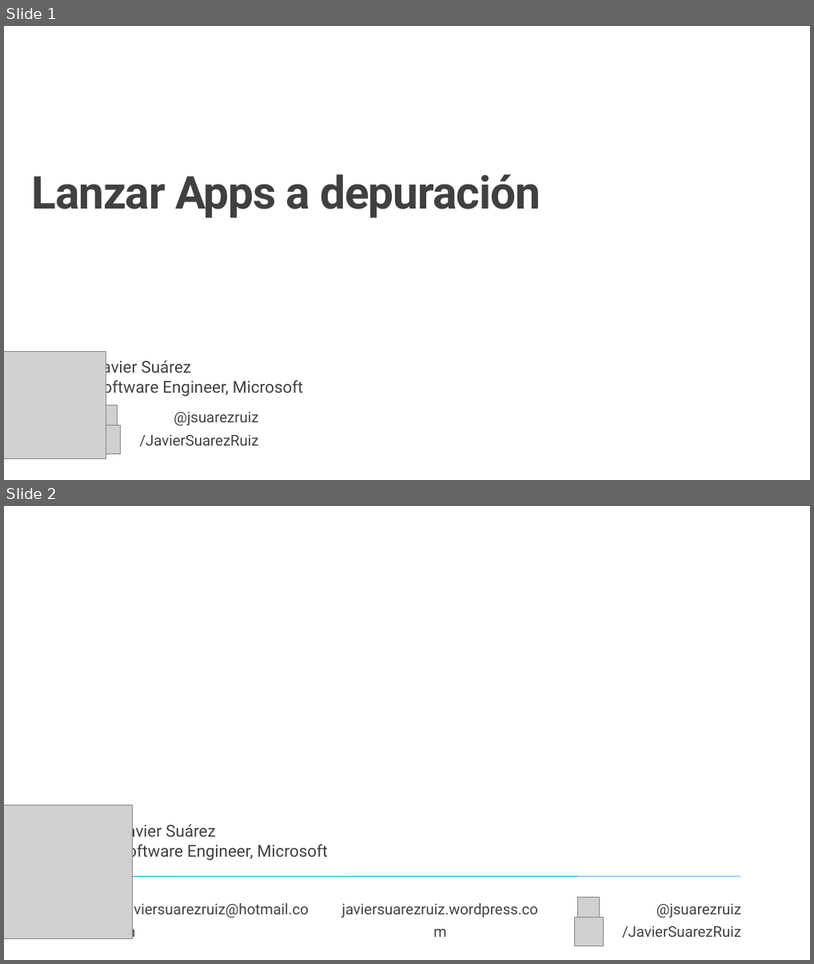
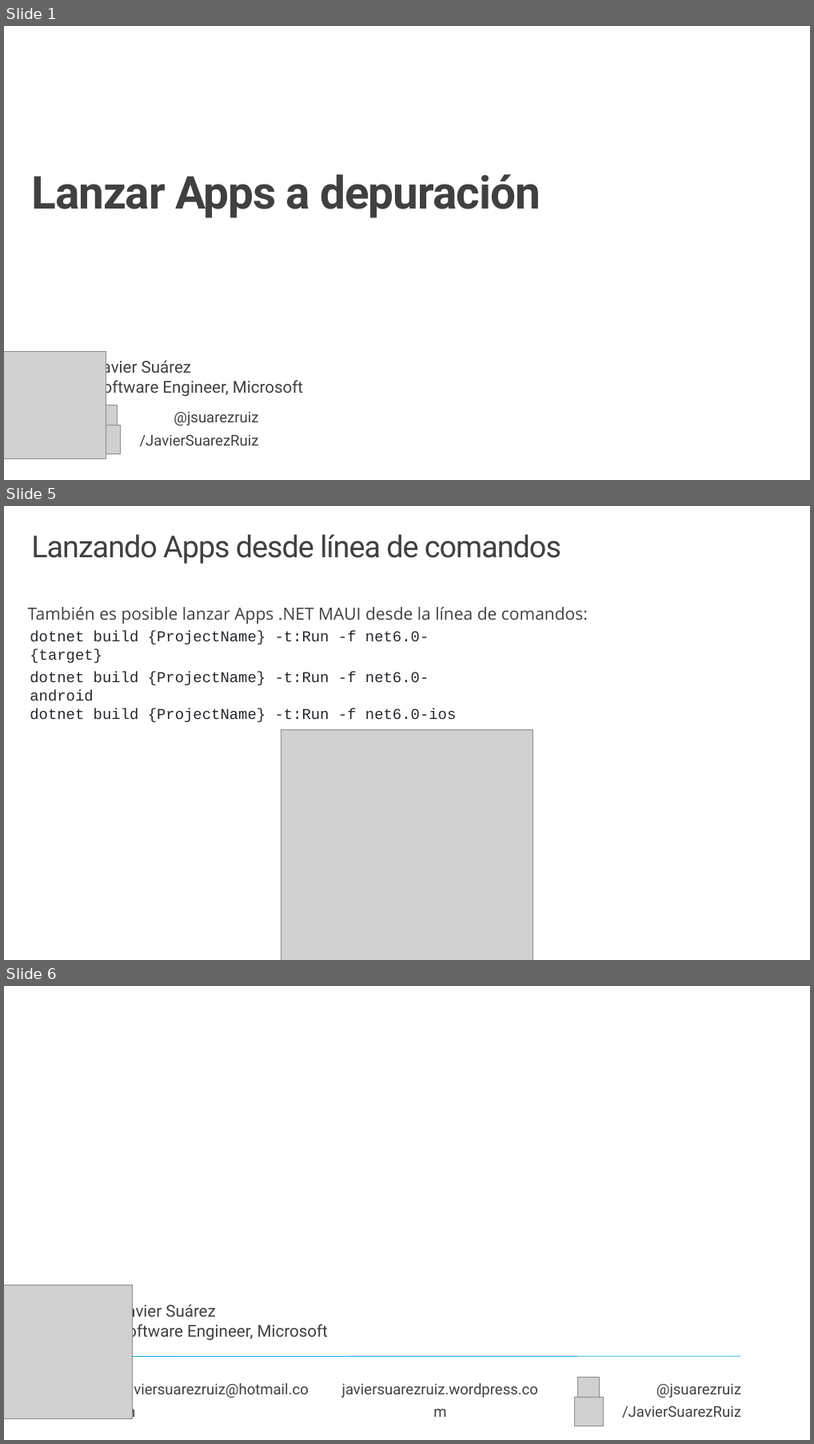
Before and after one commit to jsuarezruiz/taller-dotnet-maui, a slide deck: Bloque 2 - Instalación/Taller8 - Lanzar Apps a depuración.pptx. Shown one above the other, each under a label of ours: slides 1 and 2 before the commit, slides 1, 5 and 6 after it; the slides between them are not shown. The pictures are 814x964 and 814x1444 pixels, drawn with LibreOffice and Linux fonts; fonts in the diff are those of the drawing; grey boxes stand for pictures; background and template pictures are left out. Boxes give left, top, right and bottom in pixels: in the first picture for what was removed or moved away, otherwise in the second. Text is boxed around its words. In the diff, an @@ line names an element or a change of style, - is before the commit and + after.

Commit message:
More slides

```diff
--- a/Bloque 2 - Instalación/Taller8 - Lanzar Apps a depuración.pptx
+++ b/Bloque 2 - Instalación/Taller8 - Lanzar Apps a depuración.pptx
@@ slide 5 added at (4,506,810,960), background #FFFFFF @@
@@ title added at (31,534,562,564), 36 pt, text #404040 @@
+Lanzando Apps desde línea de comandos
@@ text added at (28,607,588,624), 20 pt, text #404040 @@
+También es posible lanzar Apps .NET MAUI desde la línea de comandos:
@@ text added at (30,631,429,663), 18 pt, text #24292F @@
+dotnet build {ProjectName} -t:Run -f net6.0-{target}
@@ text added at (30,672,456,722), 18 pt, text #24292F @@
+dotnet build {ProjectName} -t:Run -f net6.0-android
+dotnet build {ProjectName} -t:Run -f net6.0-ios
@@ picture added at (281,730,534,960) @@
@@ what was slide 2 is now slide 6 @@
```
Also in this commit, not shown: 3 other slides added.
